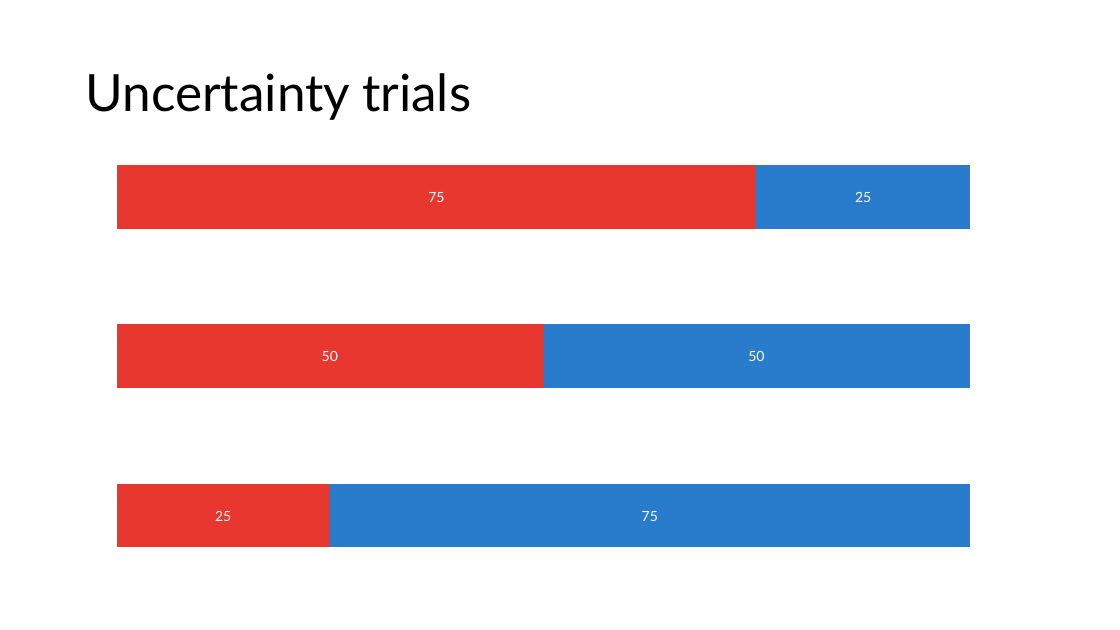
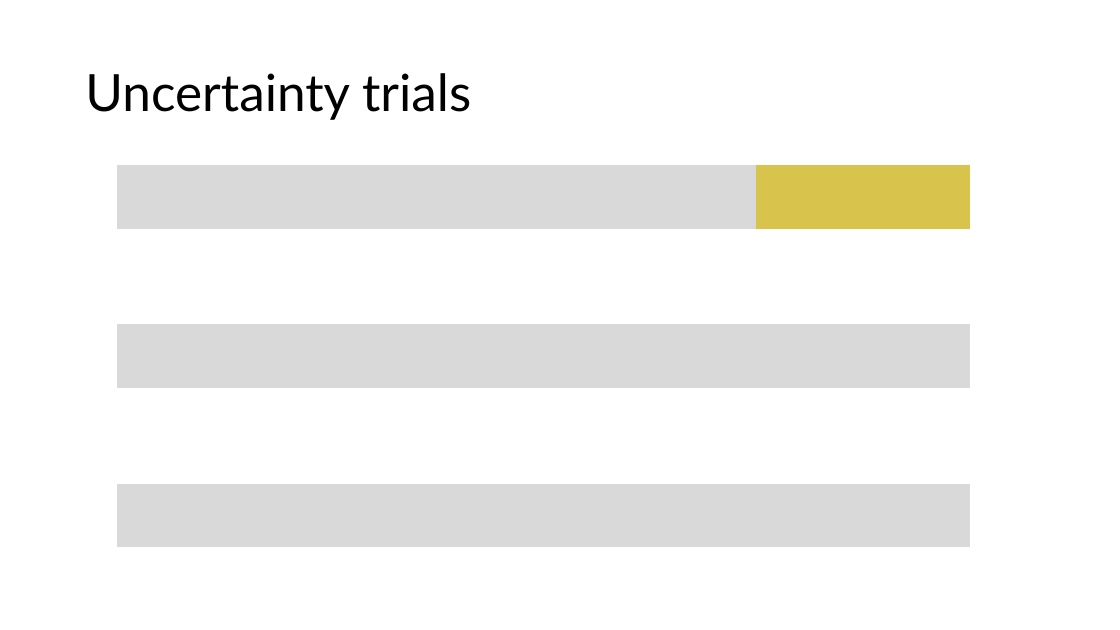
Before and after one commit to MayaKom/psy1903, a slide deck: slide 37 of Trials.pptx. Drawn at 1120x630 pixels with LibreOffice and Linux fonts; fonts in the diff are those of the drawing. Boxes give left, top, right and bottom in pixels: in the first picture for what was removed or moved away, otherwise in the second. Text is boxed around its words. In the diff, an @@ line names an element or a change of style, - is before the commit and + after.

```diff
--- a/Trials.pptx
+++ b/Trials.pptx
@@ bar stacked 100% chart at box(99, 107, 988, 605) @@
@@ colour of Series 1 #E7372E to #D9D9D9 @@
@@ data labels of Series 1 removed @@
@@ colour of Series 2 #297CCB to #D9D9D9 @@
@@ data labels of Series 2 removed @@
@@ colours of single points changed @@
```
Also in this commit, not shown: 11 other files.
